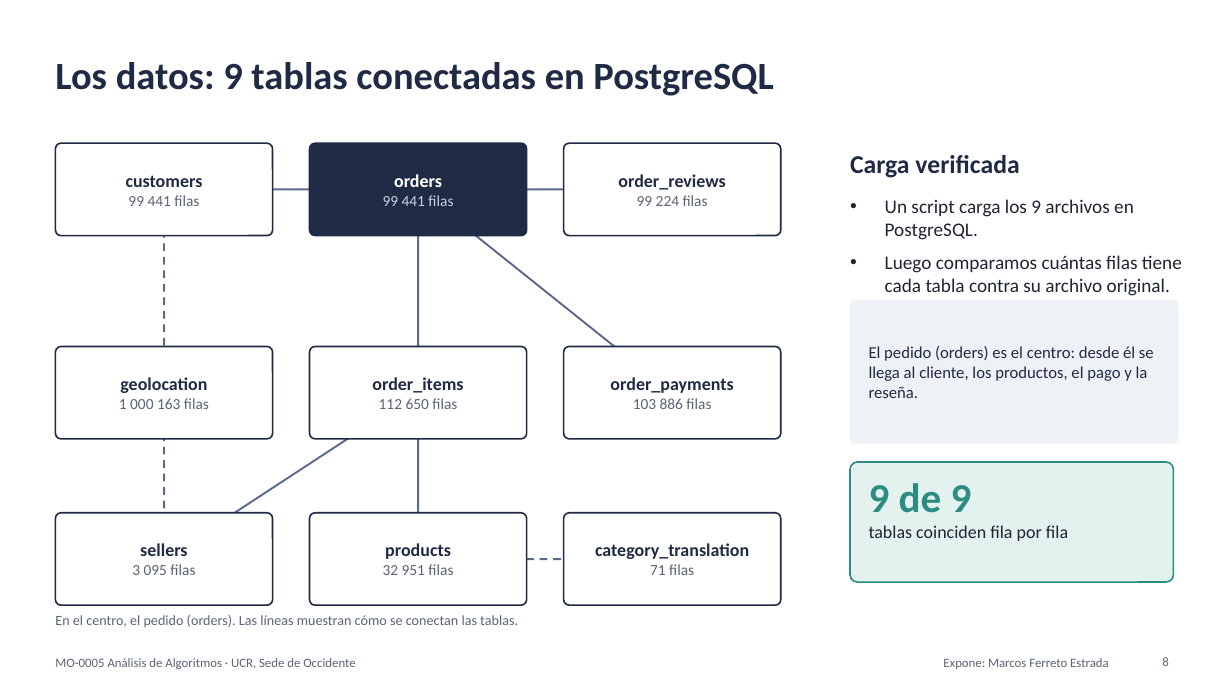
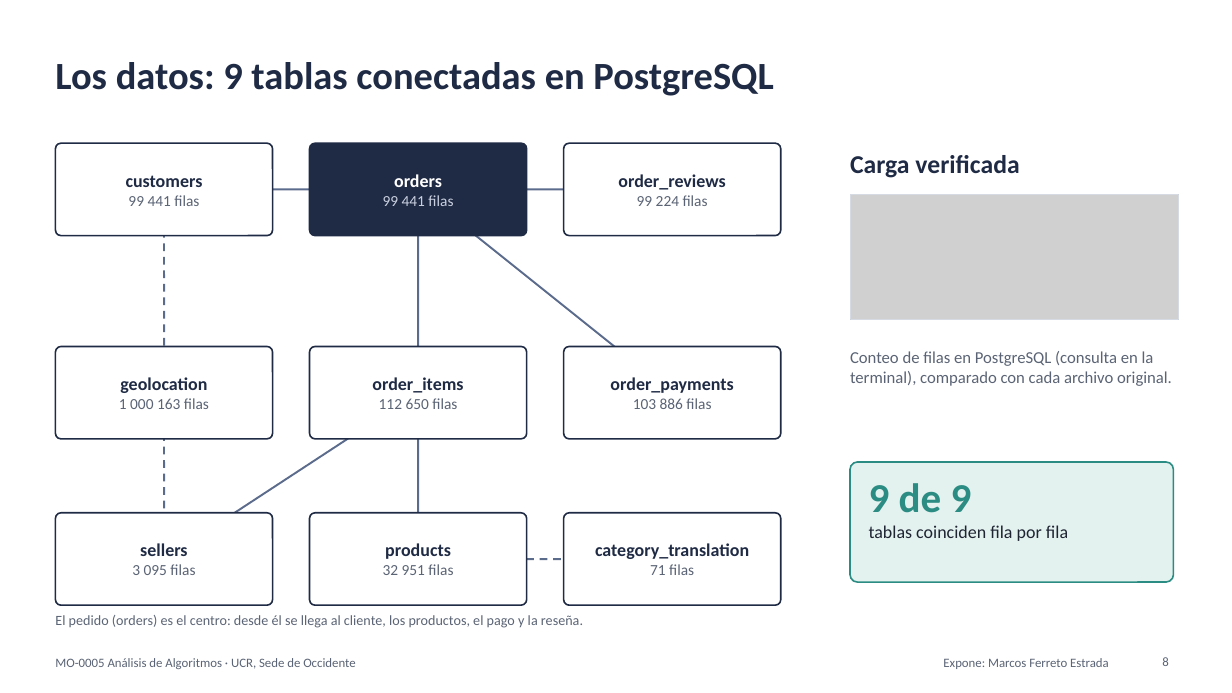
Before and after one commit to FerretoDev/mo0005-ecommerce-ml, a slide deck: slide 8 of presentacion/presentacion.pptx. Drawn at 1232x693 pixels with LibreOffice and Linux fonts; fonts in the diff are those of the drawing; grey boxes stand for pictures. Boxes give left, top, right and bottom in pixels: in the first picture for what was removed or moved away, otherwise in the second. Text is boxed around its words. In the diff, an @@ line names an element or a change of style, - is before the commit and + after.

```diff
--- a/presentacion/presentacion.pptx
+++ b/presentacion/presentacion.pptx
@@ picture added at [850, 194, 1178, 320] @@
@@ rectangle added at [850, 194, 1178, 320], outline #D5DAE3 0.75 pt @@
@@ text removed at [885, 199, 1182, 296] @@
-• Un script carga los 9 archivos en PostgreSQL.
-• Luego comparamos cuántas filas tiene cada tabla contra su archivo original.
@@ rounded rectangle removed at [850, 300, 1178, 444] @@
@@ text at [850, 351, 1172, 386]: text changed; text colour #1F2A44 to #5B6475 @@
-El pedido (orders) es el centro: desde él se llega al cliente, los productos, el pago y la reseña.
+Conteo de filas en PostgreSQL (consulta en la terminal), comparado con cada archivo original.
@@ text "Conteo de filas en PostgreSQL ..." at [850, 351, 1172, 386]: vertical alignment middle to top @@
@@ text at [55, 615, 583, 628]: text changed @@
-En el centro, el pedido (orders). Las líneas muestran cómo se conectan las tablas.
+El pedido (orders) es el centro: desde él se llega al cliente, los productos, el pago y la reseña.
```
Also in this commit, not shown: 19 other slides changed, 7 other files.
